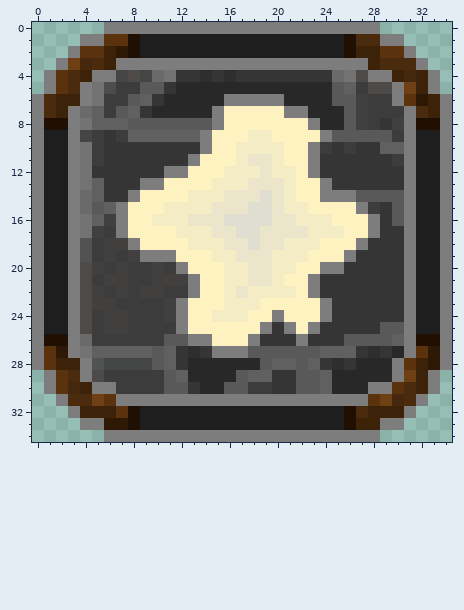
File history of a pixel-art sprite, resources/sprites/gui/buttons/towerBuy/gluer/002.png. That is the earlier state.
The file is 35x35 pixels. Colours within 5 levels of each other are drawn and written as one.
The result:
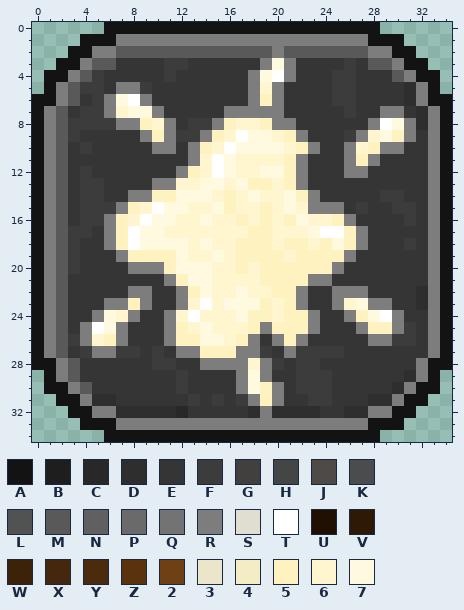
Palette (. is transparent): A #131313  B #1e1e1e  C #282828  D #2e2e2e  E #353535  F #3c3c3c  G #42403e  H #444545  J #4e4a48  K #4b4c4e  L #515252  M #595959  N #606060  P #6a6a6a  Q #737373  R #7e7d7d  S #e0ded0  T #ffffff  U #1f1003  V #2e1906  W #3d220a  X #44270d  Y #4a2b0e  Z #5b320e  2 #6e4014  3 #eae5cb  4 #f4ecc5  5 #fef3c0  6 #fff6d0  7 #fff9e0
From old to new:
Changed rows in their new state; - is an unchanged pixel.
first column x 0:
 0 ------AAAAAAAAAAAAAAAAAAAAAAA------
 1 ----AAARRRRRRRRRRRRRRRRRRRRRAAA----
 2 ---AARRMMMMMMMMMMMMMRMMMMMMMRRAA---
 3 --AARMMEEEEFFEEEEEE-7-EEEEFEMMRAA--
 4 -AARMFEEEEEF--E-E-R7TR---FFEEEMRAA-
 5 -ARMFFERRFE-EEEEEER6REEEEFFEEEEDRA-
 6 AARMEFR7TR-EEEEEEE-5-EEEEFFEEEEDRAA
 7 ARMEFFR677REEEEERRRRREEEEEFEERREDRA
 8 ARMFFFFRR56REFF--66-RREEEEEERT7-DRA
 9 ARMFEE-EER5RFF--6T776-REEEFR675-ERA
10 ARMEFE----RR-R56T77776--E-R65RREERA
11 ARMEEE--------6T76666-RE--R5R-EEERA
12 ARMEF------E--6T766775RE--RR---EERA
13 ARMEFF---E-R6677675565REE------EERA
14 ARMEFF---R--7776567667-REEEEEFFEERA
15 ARMEFFF--6T776675665676RRREFE-FFERA
16 ARMEFFR56T776676656565766-REE-EFERA
17 ARMFFER5T776666666556667TT-RE--EERA
18 ARMFEER5T777767665556556-7-----FERA
19 ARMFEEER555576676555565--------EERA
20 ARMFEEEERRR57776656555--5------EERA
21 ARMEEEEEEEER577666655---R------EERA
22 ARMEEEEERREER576676655RE-RRR---EDRA
23 ARMEEERR5REE-6T6777-6-REER67RR-EDRA
24 ARMEER76REER6T6667--6--RE-R57TREERA
25 ARMERT7REEER567666--55-----R55RFERA
26 ARMFR65REEER55776---R5----EERRFFERA
27 ARMEFRRFFEFERR555-RFERFFFFE-E-EEERA
28 AARMEEEEEEFF-ERRRR6RFEFF-E-EEEEERAA
29 -ARMEEEEEEEEFEEEER7R--FFFEEEEEEDRA-
30 -AARMEEEEEEEF-EEER75R-FFFEEEEEDRAA-
31 --AARDDEEEEEEFEFEF-5-EEFFEEEDDRAA--
32 ---AARRDDDDDCEEEEEDRDDDDEEDDRRAA---
33 ----AAARRRRRRRRRRRRRRRRRRRRRAAA----
34 ------AAAAAAAAAAAAAAAAAAAAAAA------
Boxes around the changes in both pictures, in picture pixels (x1, y1, x2, y2):
changed: (32, 22, 452, 442)
